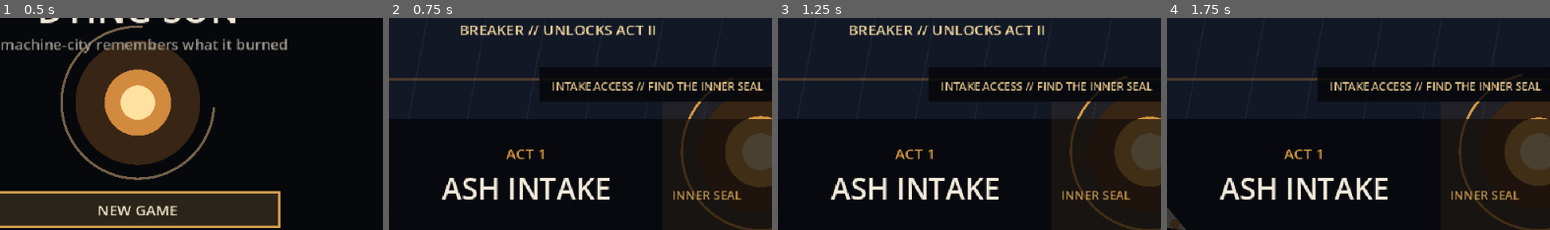
Above: before the commit, frames 1-4 (left to right).
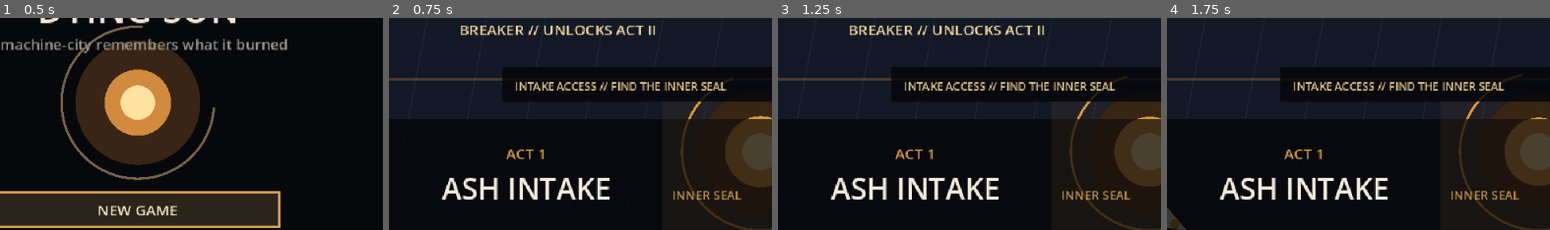
Above: after the commit, the same moments.

Repository: Ghosty-sudo/dying-sun
Game: Godot game, scene res://scenes/main.tscn
The game is run twice, just before and just after one commit, with the same random seed, the same clock (stepped at 60 frames per second) and the same inputs.
Inputs (mouse positions are % of the whole screen's width and height, from its top left):
- Up to frame 1 (0.5 s): no input
- Up to frame 2 (0.75 s): tap Enter at 0.5 s; move the mouse to (74, 45) at 0.52 s; hold D from 0.53 s (still down); tap Q at 0.6 s; click (74, 45) at 0.67 s
- Up to frame 3 (1.25 s): keep holding D; tap Space at 0.77 s
- Up to frame 4 (1.75 s): release D at 1.25 s; drag from (31, 56) to (46, 72) at 1.27 s
The pictures show only the part of the screen within x 33-83%, y 9-59%; the shares and areas given below are measured in that part.

Frame 1 is identical in both runs. In frame 2, 2.1% of the frame differs, in the area x 29-98%, y 23-40%; in frame 3, 2.1%; in frame 4, 2.1%.

Commit message:
Author Act II Memory Works progression

Diff:
--- a/scripts/sector_director.gd
+++ b/scripts/sector_director.gd
@@ -3,13 +3,30 @@
 const INTAKE_THRESHOLD_X := 430.0
 const FURNACE_VENTS := [Vector2(245, 110), Vector2(365, 250), Vector2(505, 135)]
 const GATE_CORE := Vector2(365, 180)
+
+const MEMORY_ENTRY_THRESHOLD_X := 255.0
+const MEMORY_SEAL_POS := Vector2(390, 180)
+const MEMORY_CORE_POS := Vector2(350, 180)
+const MEMORY_EXIT_X := 548.0
+const ARCHIVE_HOLD_GOAL := 5.0
+const PURGE_BANDS := [
+	Rect2(165, 44, 72, 272),
+	Rect2(305, 44, 72, 272),
+	Rect2(445, 44, 72, 272),
+]
 
 var room_id := ""
 var hazard_clock := 0.0
 var room_title := ""
 var room_title_time := 0.0
+
 var furnace_phase := 0
 var furnace_grace := 0.0
+
+var memory_suppression := 0.0
+var memory_grace := 0.0
+var archive_hold := 0.0
+var archive_reinforcements := 0
 
 func game():
 	return get_parent()
@@ -25,18 +42,27 @@
 		return
 	hazard_clock += delta
 	furnace_grace = maxf(0.0, furnace_grace - delta)
+	memory_suppression = maxf(0.0, memory_suppression - delta)
+	memory_grace = maxf(0.0, memory_grace - delta)
 	room_title_time = maxf(0.0, room_title_time - delta)
 	if parent.ui_mode != "play" or parent.paused:
 		queue_redraw()
 		return
-	if int(parent.current_act) != 1:
-		room_id = ""
-		queue_redraw()
-		return
 	if parent.dead:
 		queue_redraw()
 		return
 
+	match int(parent.current_act):
+		1:
+			process_act_one(parent)
+		2:
+			process_act_two(parent, delta)
+		_:
+			room_id = ""
+
+	queue_redraw()
+
+func process_act_one(parent) -> void:
 	if parent.stage == "wave_a":
 		begin_intake_walk(parent)
 	elif parent.stage == "wave_b":
@@ -69,7 +95,31 @@
 				room_id = "custodian_chamber"
 				parent.spawn_boss()
 
-	queue_redraw()
+func process_act_two(parent, delta: float) -> void:
+	if parent.stage == "wave_a":
+		begin_memory_entry(parent)
+	elif parent.stage == "wave_b":
+		begin_memory_consequence(parent)
+
+	match str(parent.stage):
+		"sector_memory_entry":
+			if parent.player_pos.x >= MEMORY_ENTRY_THRESHOLD_X:
+				begin_memory_seal(parent)
+		"sector_memory_seal":
+			if parent.enemies.is_empty():
+				begin_memory_gallery(parent)
+		"sector_memory_gallery":
+			apply_memory_sweep(parent)
+			if parent.enemies.is_empty():
+				room_id = "memory_choice"
+				parent.start_narrative_choice()
+		"sector_archive_hold":
+			apply_memory_sweep(parent)
+			update_archive_hold(parent, delta)
+		"sector_purge_run":
+			apply_purge_hazard(parent)
+			if parent.player_pos.x >= MEMORY_EXIT_X:
+				begin_archivist_boss(parent)
 
 func begin_intake_walk(parent) -> void:
 	room_id = "intake_walk"
@@ -130,6 +180,119 @@
 	parent.enemies.append(parent.make_enemy(Vector2(480, 240), 7, "SUN-HUSK"))
 	announce(parent, "CUSTODIAN ANTECHAMBER // NO RETURN")
 
+func begin_memory_entry(parent) -> void:
+	room_id = "memory_entry"
+	memory_suppression = 0.0
+	memory_grace = 0.0
+	archive_hold = 0.0
+	archive_reinforcements = 0
+	parent.stage = "sector_memory_entry"
+	parent.enemies.clear()
+	parent.projectiles.clear()
+	parent.player_pos = Vector2(76, 180)
+	announce(parent, "MEMORY WORKS // BREAKER ONLINE // FIND THE INDEX SEAL")
+
+func begin_memory_seal(parent) -> void:
+	room_id = "memory_seal"
+	parent.stage = "sector_memory_seal"
+	parent.enemies.clear()
+	parent.projectiles.clear()
+	parent.player_pos = Vector2(110, 180)
+	var seal: Dictionary = parent.make_enemy(MEMORY_SEAL_POS, 3, "MEMORY-SEAL")
+	seal["breaker_only"] = true
+	seal["stagger_max"] = 999.0
+	parent.enemies.append(seal)
+	announce(parent, "INDEX SEAL // HOLD BREAKER AND RELEASE")
+
+func begin_memory_gallery(parent) -> void:
+	room_id = "memory_gallery"
+	parent.stage = "sector_memory_gallery"
+	parent.enemies.clear()
+	parent.projectiles.clear()
+	parent.player_pos = Vector2(92, 180)
+	hazard_clock = 0.0
+	memory_grace = 1.25
+	memory_suppression = 0.0
+	parent.enemies.append(parent.make_enemy(Vector2(350, 245), 4, "WARDEN"))
+	parent.enemies.append(parent.make_enemy(Vector2(485, 105), 5, "ARCHIVIST"))
+	announce(parent, "MEMORY GALLERY // BREAKER SILENCES THE SWEEP")
+
+func begin_memory_consequence(parent) -> void:
+	if GameState.has_flag("archive_burned"):
+		begin_purge_run(parent)
+	else:
+		begin_archive_hold(parent)
+
+func begin_archive_hold(parent) -> void:
+	room_id = "archive_hold"
+	parent.stage = "sector_archive_hold"
+	parent.enemies.clear()
+	parent.projectiles.clear()
+	parent.player_pos = Vector2(118, 180)
+	hazard_clock = 0.0
+	memory_grace = 1.0
+	memory_suppression = 0.0
+	archive_hold = 0.0
+	archive_reinforcements = 0
+	parent.enemies.append(parent.make_enemy(Vector2(385, 245), 4, "WARDEN"))
+	parent.enemies.append(parent.make_enemy(Vector2(500, 105), 5, "ARCHIVIST"))
+	announce(parent, "PRESERVE // HOLD THE INDEX CORE // 5 SECONDS")
+
+func begin_purge_run(parent) -> void:
+	room_id = "purge_run"
+	parent.stage = "sector_purge_run"
+	parent.enemies.clear()
+	parent.projectiles.clear()
+	parent.player_pos = Vector2(74, 180)
+	hazard_clock = 0.0
+	memory_grace = 0.9
+	memory_suppression = 0.0
+	parent.enemies.append(parent.make_enemy(Vector2(405, 180), 5, "SUN-HUSK"))
+	announce(parent, "BURN // PURGE FRONT MOVING // REACH THE FAR DOOR")
+
+func begin_archivist_boss(parent) -> void:
+	room_id = "archivist_chamber"
+	parent.enemies.clear()
+	parent.projectiles.clear()
+	parent.player_pos = Vector2(102, 180)
+	parent.spawn_boss()
+	if GameState.has_flag("archive_burned"):
+		announce(parent, "THE ARCHIVIST // PURGE-DAMAGED")
+	else:
+		announce(parent, "THE ARCHIVIST // ARCHIVE INTACT")
+
+func update_archive_hold(parent, delta: float) -> void:
+	if parent.player_pos.distance_to(MEMORY_CORE_POS) <= 78.0:
+		archive_hold = minf(ARCHIVE_HOLD_GOAL, archive_hold + delta)
+	else:
+		archive_hold = maxf(0.0, archive_hold - delta * 0.25)
+
+	if archive_hold >= ARCHIVE_HOLD_GOAL:
+		GameState.set_flag("archive_hold_completed")
+		SaveManager.save_campaign()
+		begin_archivist_boss(parent)
+		return
+
+	if parent.enemies.is_empty() and archive_reinforcements < 2:
+		archive_reinforcements += 1
+		if archive_reinforcements == 1:
+			parent.enemies.append(parent.make_enemy(Vector2(515, 180), 4, "ARCHIVIST"))
+		else:
+			parent.enemies.append(parent.make_enemy(Vector2(505, 95), 4, "WARDEN"))
+		announce(parent, "INDEX CORE // REINFORCEMENT %d" % archive_reinforcements)
+
+func on_breaker_fired(hit_any: bool, ratio: float) -> void:
+	var parent = game()
+	if parent == null or int(parent.current_act) != 2:
+		return
+	if str(parent.stage) == "sector_memory_seal":
+		if hit_any:
+			parent.flash_status("BREAKER // INDEX SEAL FRACTURED")
+		return
+	if str(parent.stage) in ["sector_memory_gallery", "sector_archive_hold", "sector_purge_run"]:
+		memory_suppression = maxf(memory_suppression, 1.25 + ratio * 0.75)
+		parent.flash_status("BREAKER // MEMORY FIELD SILENCED")
+
 func announce(parent, text: String) -> void:
 	room_title = text
 	room_title_time = 2.4
@@ -140,6 +303,17 @@
 
 func gate_hot() -> bool:
 	return fmod(hazard_clock + 0.8, 2.0) < 0.58
+
+func memory_sweep_x() -> float:
+	var phase := fmod(hazard_clock, 4.0) / 4.0
+	var folded := phase * 2.0 if phase <= 0.5 else (1.0 - phase) * 2.0
+	return lerpf(92.0, 548.0, folded)
+
+func memory_field_active() -> bool:
+	return memory_grace <= 0.0 and memory_suppression <= 0.0
+
+func purge_band_index() -> int:
+	return int(floor(fmod(hazard_clock, 2.4) / 0.8)) % PURGE_BANDS.size()
 
 func apply_furnace_hazard(parent) -> void:
 	if not furnace_hot() or parent.hurt_cooldown > 0.0 or parent.dash_time > 0.0:
@@ -164,13 +338,38 @@
 		parent.hurt_player(1)
 		parent.flash_status("GATE CORE // SOLAR DISCHARGE")
 
+func apply_memory_sweep(parent) -> void:
+	if not memory_field_active() or parent.hurt_cooldown > 0.0 or parent.dash_time > 0.0:
+		return
+	if absf(parent.player_pos.x - memory_sweep_x()) < 20.0:
+		parent.hurt_player(1)
+		parent.flash_status("MEMORY SWEEP // FRAME DESYNC")
+
+func apply_purge_hazard(parent) -> void:
+	if not memory_field_active() or parent.hurt_cooldown > 0.0 or parent.dash_time > 0.0:
+		return
+	var band: Rect2 = PURGE_BANDS[purge_band_index()]
+	if band.has_point(parent.player_pos):
+		parent.hurt_player(1)
+		parent.flash_status("MEMORY PURGE // THERMAL SPIKE")
+
 func _draw() -> void:
 	if room_id.is_empty():
 		return
 	var parent = game()
-	if parent == null or int(parent.current_act) != 1 or parent.ui_mode != "play":
+	if parent == null or parent.ui_mode != "play":
 		return
 	var font := ThemeDB.fallback_font
+	match int(parent.current_act):
+		1:
+			draw_act_one(font)
+		2:
+			draw_act_two(font)
+	if room_title_time > 0.0:
+		draw_rect(Rect2(300, 76, 300, 28), Color(0.02, 0.025, 0.04, 0.84), true)
+		draw_string(font, Vector2(310, 95), room_title, HORIZONTAL_ALIGNMENT_LEFT, 280, 9, Color(0.96, 0.83, 0.58, 0.94))
+
+func draw_act_one(font: Font) -> void:
 	match room_id:
 		"intake_walk":
 			draw_line(Vector2(72, 86), Vector2(560, 86), Color(0.85, 0.55, 0.22, 0.34), 2.0)
@@ -191,6 +390,45 @@
 			draw_circle(GATE_CORE, 54.0, Color(1.0, 0.45, 0.12, 0.17 if gate_hot() else 0.05), true)
 			draw_arc(GATE_CORE, 58.0, 0.0, TAU, 32, Color(0.95, 0.62, 0.22, 0.72), 3.0)
 			draw_line(Vector2(365, 58), Vector2(365, 302), Color(0.95, 0.62, 0.22, 0.25), 2.0)
-	if room_title_time > 0.0:
-		draw_rect(Rect2(330, 76, 270, 28), Color(0.02, 0.025, 0.04, 0.84), true)
-		draw_string(font, Vector2(340, 95), room_title, HORIZONTAL_ALIGNMENT_LEFT, 250, 9, Color(0.96, 0.83, 0.58, 0.94))
+
+func draw_act_two(font: Font) -> void:
+	var memory_color := Color(0.47, 0.78, 0.80, 0.82)
+	var dim_memory := Color(0.47, 0.78, 0.80, 0.16)
+	match room_id:
+		"memory_entry":
+			draw_line(Vector2(72, 92), Vector2(560, 92), dim_memory, 2.0)
+			draw_line(Vector2(72, 268), Vector2(560, 268), dim_memory, 2.0)
+			draw_rect(Rect2(MEMORY_ENTRY_THRESHOLD_X, 100, 12, 160), Color(0.47, 0.78, 0.80, 0.14), true)
+			draw_string(font, Vector2(275, 128), "BREAKER ONLINE", HORIZONTAL_ALIGNMENT_LEFT, 150, 10, memory_color)
+		"memory_seal":
+			draw_circle(MEMORY_SEAL_POS, 34.0, Color(0.47, 0.78, 0.80, 0.12), true)
+			draw_arc(MEMORY_SEAL_POS, 36.0, 0.0, TAU, 28, memory_color, 3.0)
+			draw_line(MEMORY_SEAL_POS + Vector2(0, -58), MEMORY_SEAL_POS + Vector2(0, 58), memory_color, 2.0)
+			draw_string(font, MEMORY_SEAL_POS + Vector2(-52, -46), "BREAKER LOCK", HORIZONTAL_ALIGNMENT_LEFT, 110, 9, memory_color)
+		"memory_gallery":
+			draw_memory_sweep(memory_color)
+			draw_string(font, Vector2(380, 310), "MEMORY SWEEP", HORIZONTAL_ALIGNMENT_LEFT, 120, 9, memory_color)
+		"archive_hold":
+			draw_memory_sweep(memory_color)
+			var ratio := clampf(archive_hold / ARCHIVE_HOLD_GOAL, 0.0, 1.0)
+			draw_circle(MEMORY_CORE_POS, 78.0, Color(0.47, 0.78, 0.80, 0.06), true)
+			draw_arc(MEMORY_CORE_POS, 80.0, -PI * 0.5, -PI * 0.5 + TAU * ratio, 36, memory_color, 4.0)
+			draw_string(font, MEMORY_CORE_POS + Vector2(-48, 4), "HOLD INDEX", HORIZONTAL_ALIGNMENT_CENTER, 96, 10, memory_color)
+		"purge_run":
+			for i in range(PURGE_BANDS.size()):
+				var active := memory_field_active() and i == purge_band_index()
+				var fill := Color(0.86, 0.25, 0.25, 0.24 if active else 0.05)
+				draw_rect(PURGE_BANDS[i], fill, true)
+				draw_rect(PURGE_BANDS[i], Color(0.95, 0.45, 0.36, 0.65 if active else 0.18), false, 2.0)
+			draw_rect(Rect2(MEMORY_EXIT_X - 8.0, 78.0, 22.0, 204.0), Color(0.47, 0.78, 0.80, 0.10), true)
+			draw_string(font, Vector2(500, 68), "EXIT", HORIZONTAL_ALIGNMENT_LEFT, 70, 10, memory_color)
+		"archivist_chamber":
+			draw_circle(MEMORY_CORE_POS, 92.0, Color(0.47, 0.78, 0.80, 0.05), true)
+			draw_arc(MEMORY_CORE_POS, 94.0, 0.0, TAU, 40, memory_color, 2.0)
+
+func draw_memory_sweep(memory_color: Color) -> void:
+	if not memory_field_active():
+		return
+	var x := memory_sweep_x()
+	draw_rect(Rect2(x - 18.0, 38.0, 36.0, 286.0), Color(0.47, 0.78, 0.80, 0.09), true)
+	draw_line(Vector2(x, 38), Vector2(x, 324), memory_color, 2.0)
